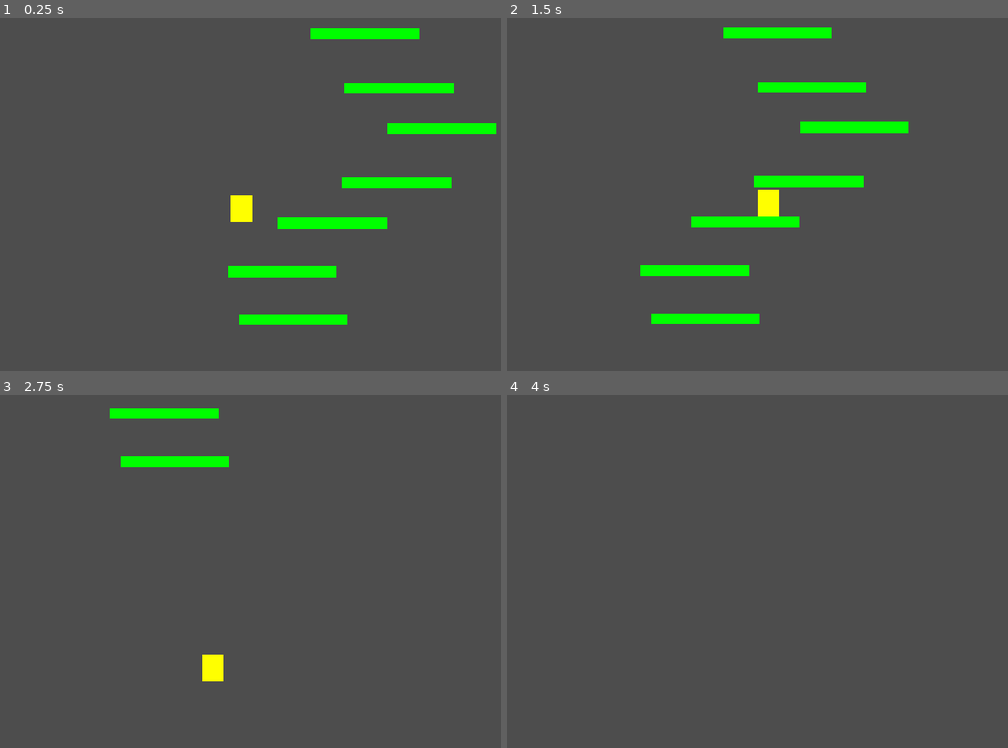
Above: before the commit, frames 1-4 (two rows, left to right).
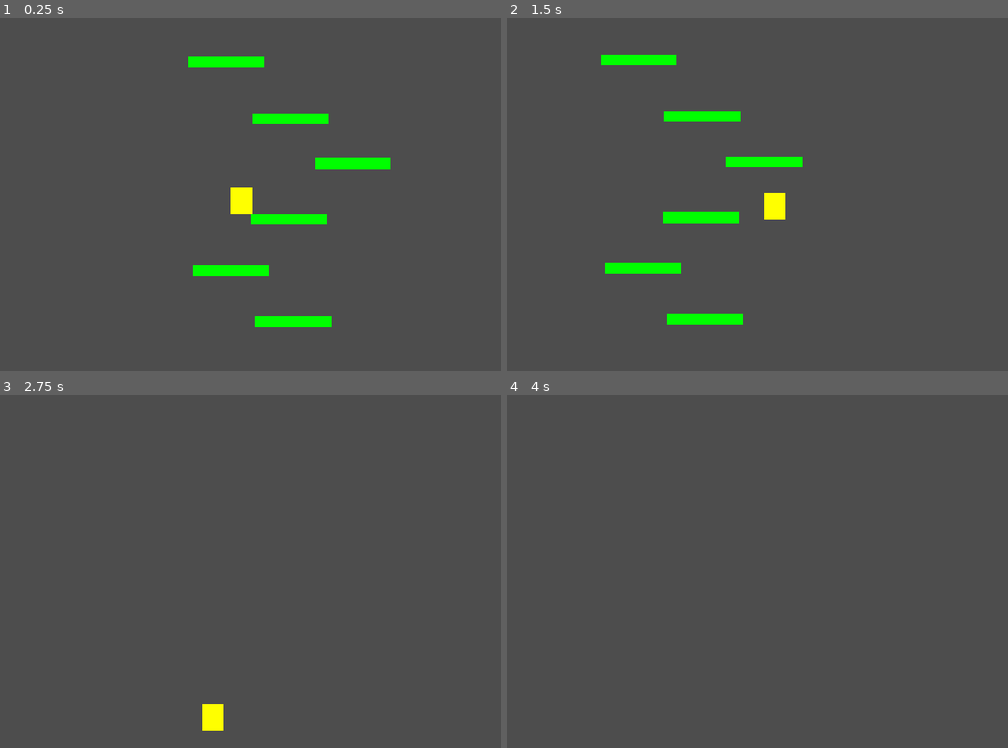
Above: after the commit, the same moments.

Repository: mezegis-hub/Vertical-Jumper
Game: Godot game, scene res://Scene/main.tscn
Two runs of this game, one before a commit and one after it. Both use one fixed random seed, a clock stepped at 60 frames per second and the inputs below.
Inputs:
- Up to frame 1 (0.25 s): no input
- Up to frame 2 (1.5 s): tap Enter (ui_accept) at 0.5, 0.77 s; hold Right (ui_right) from 0.53 s (still down)
- Up to frame 3 (2.75 s): tap Enter (ui_accept) at 1.52 s; release Right (ui_right) at 2.03 s; hold Left (ui_left) from 2.03 s (still down)
- Up to frame 4 (4 s): release Left (ui_left) at 2.78 s; hold Right (ui_right) from 2.78 s (still down); tap Enter (ui_accept) at 3.02, 3.77 s

The runs differ from the first frame. In frame 1, 6.1% of the frame differs, in the area x 37-100%, y 2-88%; in frame 2, 6.0%; in frame 3, 1.9%; in frame 4, nothing differs.

Commit message:
horizontal gap
fixed horizontal gap being too small or too large

Diff:
--- a/Scene/main.tscn
+++ b/Scene/main.tscn
@@ -9,6 +9,7 @@
 [node name="Player" parent="." unique_id=726204177 instance=ExtResource("1_f6udf")]
 position = Vector2(305, 256)
 
-[node name="PlatformGenerator" type="Node2D" parent="." unique_id=482221497]
+[node name="PlatformGenerator" type="Node2D" parent="." unique_id=482221497 node_paths=PackedStringArray("player")]
 script = ExtResource("3_r34rm")
 platform_scene = ExtResource("2_sblpm")
+player = NodePath("../Player")
--- a/Scene/platform.tscn
+++ b/Scene/platform.tscn
@@ -1,14 +1,14 @@
 [gd_scene format=3 uid="uid://dwws58wib3xru"]
 
 [sub_resource type="RectangleShape2D" id="RectangleShape2D_fgsi0"]
-size = Vector2(200, 20)
+size = Vector2(140, 20)
 
 [node name="Platform" type="StaticBody2D" unique_id=1104610977]
 
 [node name="ColorRect" type="ColorRect" parent="." unique_id=1574051339]
-offset_left = -100.0
+offset_left = -70.0
 offset_top = -10.0
-offset_right = 100.0
+offset_right = 70.0
 offset_bottom = 10.0
 color = Color(0, 1, 0, 1)
 
--- a/Scripts/platform_generator.gd
+++ b/Scripts/platform_generator.gd
@@ -1,14 +1,24 @@
 extends Node2D
-@export var platform_scene: PackedScene
 
 
-const PLATFORM_COUNT = 10
-const MIN_VERTICAL_DISTANCE = 70.0
+@export var platform_scene: PackedScene
+@export var player: CharacterBody2D
+
+
+
+const PLATFORM_COUNT = 20
+const MIN_VERTICAL_DISTANCE = 80.0
 const MAX_VERTICAL_DISTANCE = 110.0
-const MAX_HORIZONTAL_DISTANCE = 180.0
+
+const MIN_HORIZONTAL_DISTANCE = 100.0
+const MAX_HORIZONTAL_DISTANCE = 160.0
+
+const SCREEN_LEFT = 100.0
+const SCREEN_RIGHT = 700.0
 
 
 func _ready() -> void:
+	#generate_platform()
 	var current_position = Vector2(400, 500)
 
 	for i in PLATFORM_COUNT:
@@ -17,21 +27,48 @@
 
 		platform.position = current_position
 
-		var random_x = randf_range(
-			-MAX_HORIZONTAL_DISTANCE,
-			MAX_HORIZONTAL_DISTANCE
-		)
-
 		var random_y = randf_range(
 			MIN_VERTICAL_DISTANCE,
 			MAX_VERTICAL_DISTANCE
 		)
+		var left_wall = SCREEN_LEFT
+		var left_min = current_position.x - MAX_HORIZONTAL_DISTANCE
+		var left_max = current_position.x - MIN_HORIZONTAL_DISTANCE
 
-		current_position += Vector2(
-			random_x,
-			-random_y
-		)
+		var right_min = current_position.x + MIN_HORIZONTAL_DISTANCE
+		var right_wall = SCREEN_RIGHT
+		var right_max = current_position.x + MAX_HORIZONTAL_DISTANCE
 
+
+		var can_go_left = left_max >= left_wall
+		var can_go_right = right_min <= right_wall
+
+
+		if can_go_left and can_go_right:
+			if randf() < 0.5:
+				current_position.x = randf_range(
+					left_min,
+					left_max
+				)
+			else:
+				current_position.x = randf_range(
+					right_min,
+					right_max
+				)
+
+		elif can_go_left:
+			current_position.x = randf_range(
+				left_min,
+				left_max
+			)
+
+		elif can_go_right:
+			current_position.x = randf_range(
+				right_min,
+				right_max
+			)
+
+		current_position.y -= random_y
 
 # Called every frame. 'delta' is the elapsed time since the previous frame.
 func _process(delta: float) -> void:
